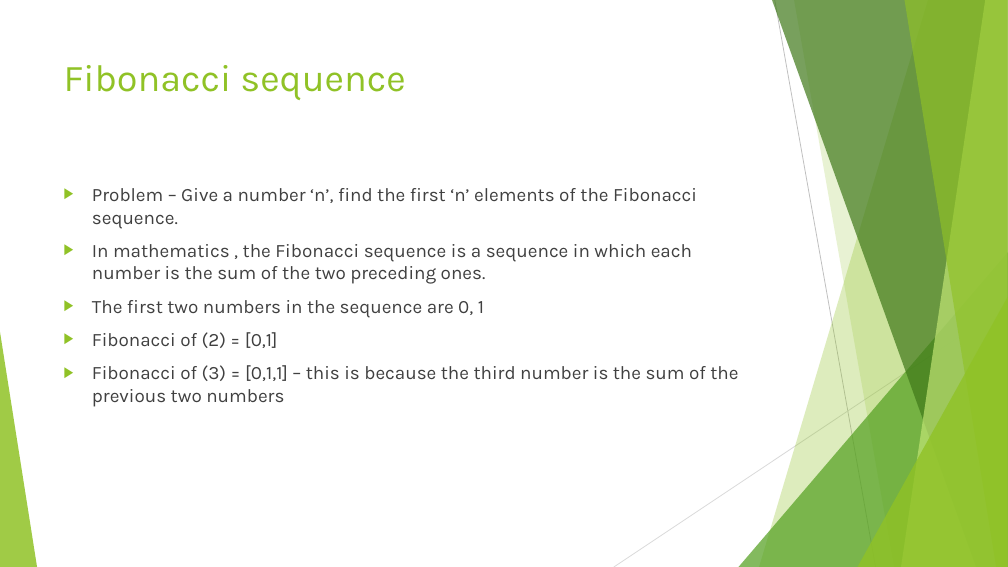
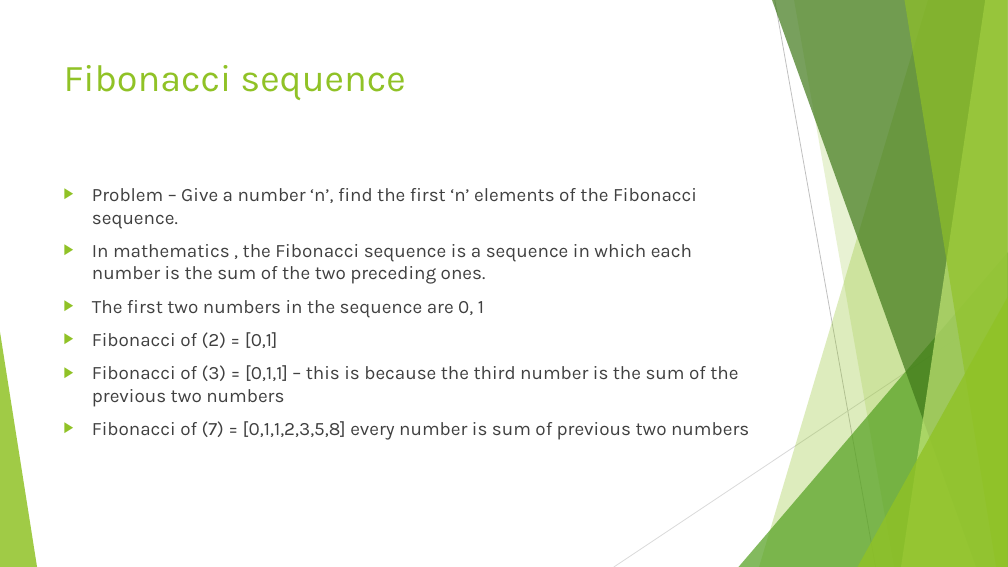
Before and after one commit to divyaparyani67/DSA, a slide deck: slide 20 of DSA- Learning.pptx (slide 19 before the commit). Drawn at 1008x567 pixels with LibreOffice and Linux fonts; fonts in the diff are those of the drawing. Boxes give left, top, right and bottom in pixels: in the first picture for what was removed or moved away, otherwise in the second. Text is boxed around its words. In the diff, an @@ line names an element or a change of style, - is before the commit and + after.

```diff
--- a/DSA- Learning.pptx
+++ b/DSA- Learning.pptx
@@ text at box(92, 421, 749, 440): paragraph added @@
+▶ Fibonacci of (7) = [0,1,1,2,3,5,8] every number is sum of previous two numbers
```
Also in this commit, not shown: 3 slides added, 2 slides removed, 1 other file.
